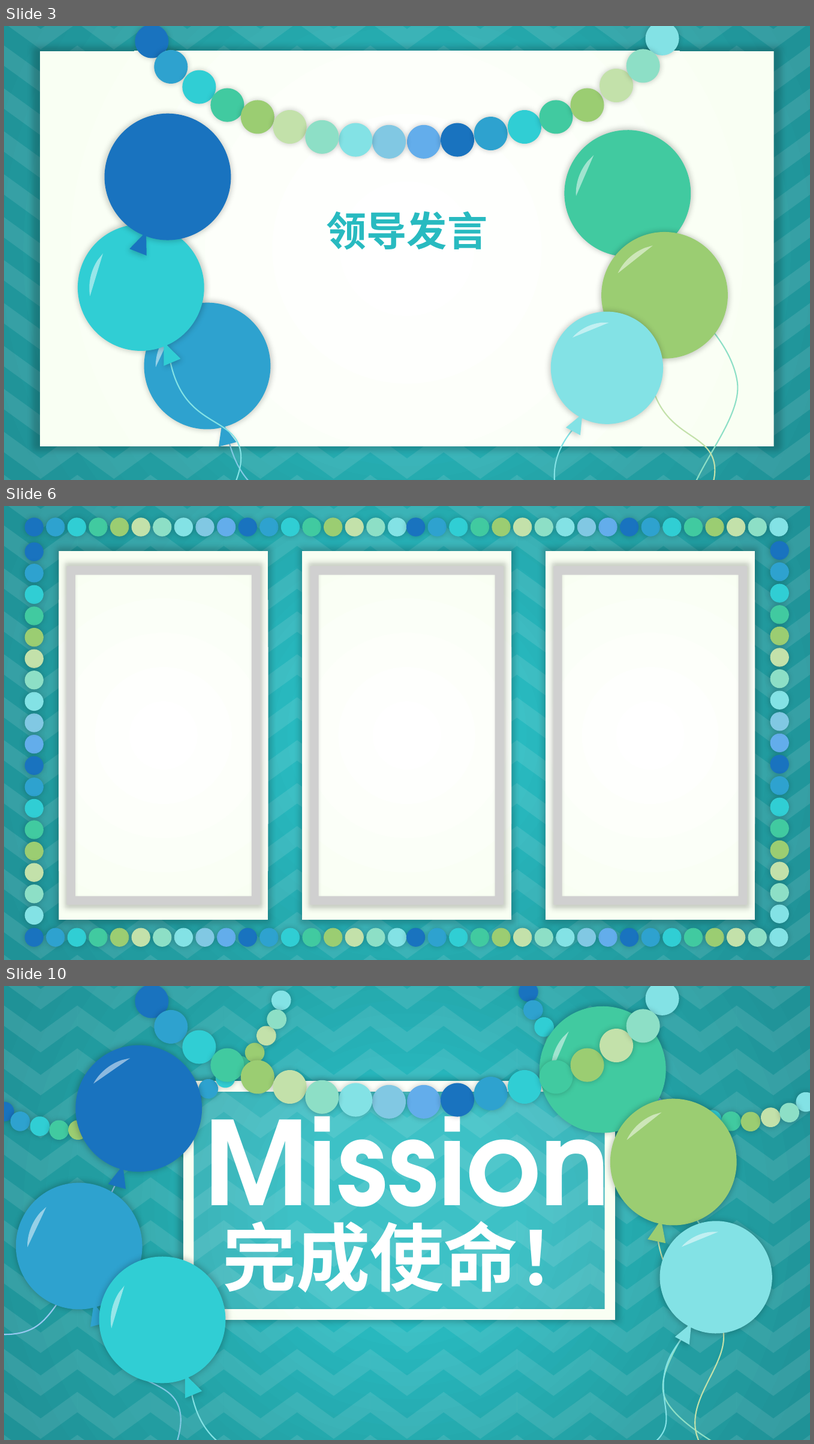
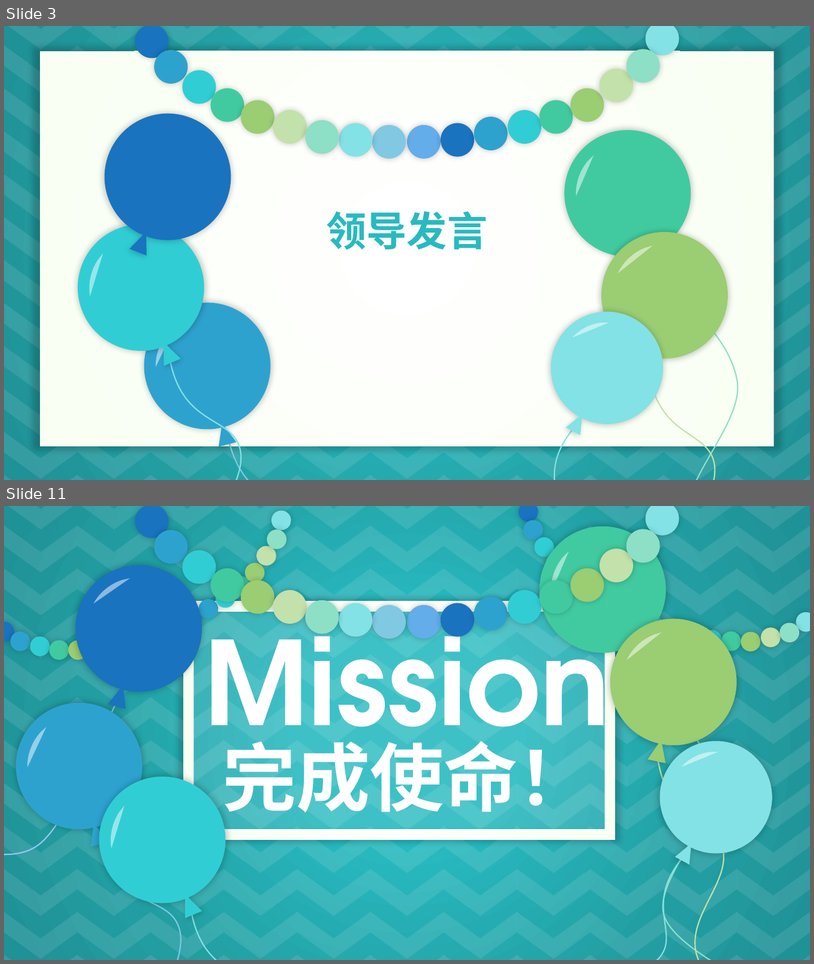
Before and after one commit to zhangzju/ExcelFixer, a slide deck: Main.pptx. Shown one above the other, each under a label of ours: slides 3, 6 and 10 before the commit, slides 3 and 11 after it; the slides between them are not shown. The pictures are 814x1444 and 814x964 pixels, drawn with LibreOffice and Linux fonts; fonts in the diff are those of the drawing; grey boxes stand for pictures; background and template pictures are left out. Boxes give left, top, right and bottom in pixels: in the first picture for what was removed or moved away, otherwise in the second. Text is boxed around its words. In the diff, an @@ line names an element or a change of style, - is before the commit and + after.

```diff
--- a/Main.pptx
+++ b/Main.pptx
@@ slide 6 removed at (4, 506, 810, 960), background gradient #28BAC0 to #229DA1 to #1F9297; not listed: 132 template elements that a slide beside it also shows @@
@@ group removed at (24, 517, 789, 536): 36 ellipses @@
@@ rectangle removed at (59, 552, 269, 920) @@
@@ rectangle removed at (302, 552, 512, 920) @@
@@ rectangle removed at (546, 552, 755, 920) @@
@@ picture removed at (67, 566, 260, 904) @@
@@ picture removed at (310, 566, 504, 904) @@
@@ picture removed at (554, 566, 747, 904) @@
@@ group removed at (770, 541, 789, 923): 18 ellipses @@
@@ group removed at (24, 542, 44, 925): 18 ellipses @@
@@ group removed at (24, 928, 789, 946): 36 ellipses @@
@@ what was slide 10 is now slide 11 @@
```
Also in this commit, not shown: 4 slides changed, 2 slides added, 7 other files.
